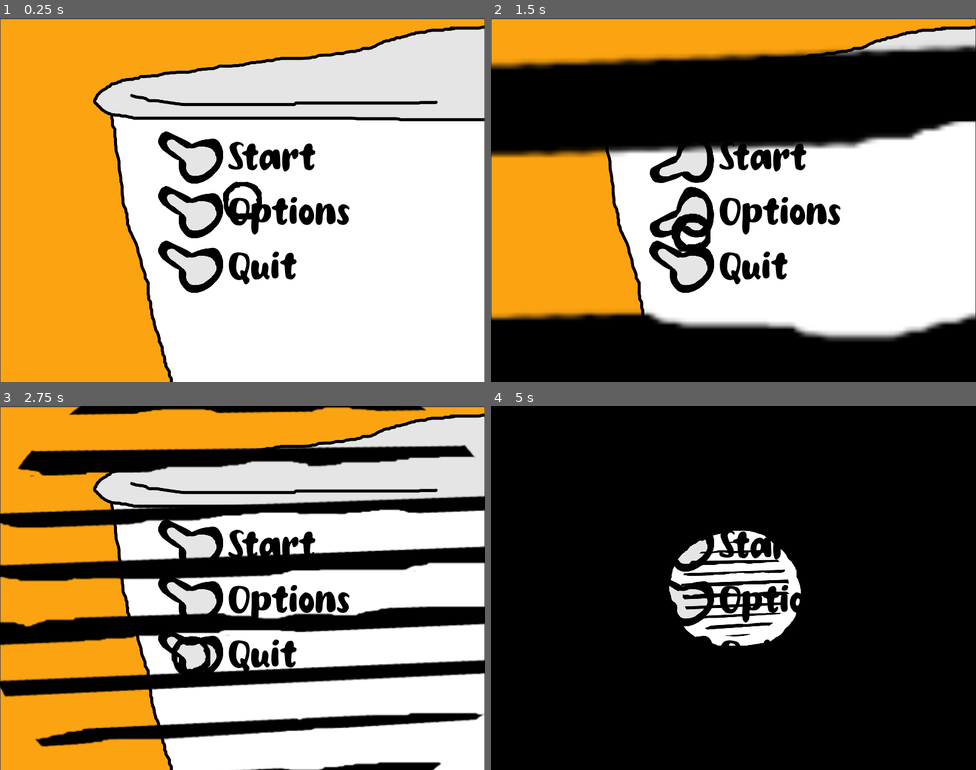
Above: before the commit, frames 1-4 (two rows, left to right).
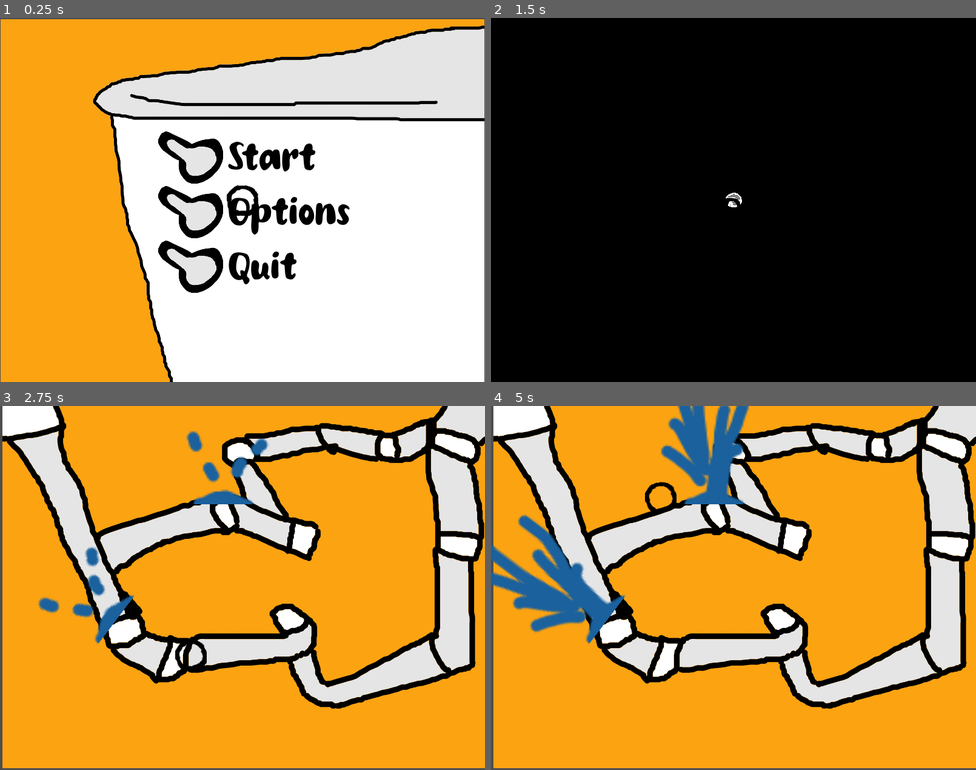
Above: after the commit, the same moments.

Repository: eliasvas/PWT
Game: Godot game, scene res://game.tscn
The game is run twice, just before and just after one commit, with the same random seed, the same clock (stepped at 60 frames per second) and the same inputs. The engine's default icon, where the game draws it, is replaced by a stand-in: a white triangle on a blue panel in a dark square.
Inputs (mouse positions are in pixels of both pictures, inside the frame that each line leads up to):
- Up to frame 1 (0.25 s): no input
- Up to frame 2 (1.5 s): tap Enter at 0.5 s; drag from (680, 156) to (782, 119) at 0.52 s; drag from (680, 210) to (709, 272) at 1.27 s
- Up to frame 3 (2.75 s): move the mouse to (189, 653) at 2.02 s; hold R from 2.03 s (still down); click (189, 653) at 2.17 s; tap 0 at 2.3 s
- Up to frame 4 (5 s): release R at 2.75 s; drag from (709, 660) to (588, 533) at 2.77 s; move the mouse to (879, 642) at 3.52 s; hold R 3.53-4.25 s; click (879, 642) at 3.67 s; tap 0 at 3.8 s; drag from (588, 533) to (660, 497) at 4.27 s

The runs differ from the first frame. In frame 1, 0.3% of the frame differs, in the area x 46-54%, y 45-56%; in frame 2, 58%; in frame 3, 77%; in frame 4, 91%, in the area x 0-100%, y 0-100%.

Commit message:
pipe skin base

Diff:
--- a/FlushButton.gd
+++ b/FlushButton.gd
@@ -29,6 +29,8 @@
 		TransitionScene.fade_n_exit()
 	elif action == "ShowOptions":
 		TransitionScene.change_scene('res://menu.tscn')
+	elif action == "StartGame":
+		TransitionScene.change_scene('res://pipe_level.tscn')
 
 func _handle_button_click():
 	print("Button clicked!")
--- /dev/null
+++ b/PipeLevelSuccessTransitionTimer.gd
@@ -0,0 +1,4 @@
+extends Timer
+
+func _on_timeout():
+		TransitionScene.change_scene('res://pipe_level.tscn')
--- /dev/null
+++ b/PipeLogic.gd
@@ -0,0 +1,13 @@
+extends Node2D
+
+
+# Called when the node enters the scene tree for the first time.
+var rng = RandomNumberGenerator.new()
+func _ready():
+	var sprinklers = ["WaterSprinkler1","WaterSprinkler2","WaterSprinkler3"]
+	get_node(sprinklers[rng.randi() % 3]).queue_free()
+
+
+# Called every frame. 'delta' is the elapsed time since the previous frame.
+func _process(delta):
+	pass
--- a/custom_cursor.gd
+++ b/custom_cursor.gd
@@ -3,12 +3,13 @@
 @export var offsetX = 10
 @export var offsetY = 10
 @export var TexScale = 1.0
+
 var texidle = [null, null]
 var texpress = [null, null]
 var INDEX
 
 func _ready():
-	Input.set_mouse_mode(Input.MOUSE_MODE_HIDDEN)
+	#Input.set_mouse_mode(Input.MOUSE_MODE_HIDDEN)
 	INDEX = 0;
 func load_cursor(idle_image_prefix : String, clicked_image_prefix : String, tex_scale : float = 1.0):
 	TexScale = tex_scale
--- a/game.gd
+++ b/game.gd
@@ -3,7 +3,7 @@
 var curs = preload("res://drag_cursor.png")
 
 func _ready():
-	CustomCursor.load_cursor("cursor_idle", "cursor_pressed")
+	CustomCursor.load_cursor("cursor_idle", "cursor_pressed", 0.8)
 	TransitionScene.change_scene_instant('res://menu.tscn')
 
 
--- /dev/null
+++ b/pipe_level.tscn
@@ -0,0 +1,25 @@
+[gd_scene load_steps=4 format=3 uid="uid://drafu4p0wyln0"]
+
+[ext_resource type="Script" path="res://PipeLogic.gd" id="1_bv3v2"]
+[ext_resource type="Texture2D" uid="uid://cjnjce4j1h6fo" path="res://pipe_background.png" id="1_whqex"]
+[ext_resource type="PackedScene" uid="uid://d0i5m26pos1e2" path="res://water_sprinkler.tscn" id="2_fwgpy"]
+
+[node name="PipeLevel" type="Node2D"]
+script = ExtResource("1_bv3v2")
+
+[node name="Sprite2D" type="Sprite2D" parent="."]
+position = Vector2(405, 298)
+scale = Vector2(0.556597, 0.554167)
+texture = ExtResource("1_whqex")
+
+[node name="WaterSprinkler3" parent="." instance=ExtResource("2_fwgpy")]
+position = Vector2(527, 228)
+rotation = -1.54723
+
+[node name="WaterSprinkler2" parent="." instance=ExtResource("2_fwgpy")]
+position = Vector2(40, 235)
+rotation = -0.924154
+scale = Vector2(3, 3)
+
+[node name="WaterSprinkler1" parent="." instance=ExtResource("2_fwgpy")]
+position = Vector2(371, -30)
--- a/transition_scene.gd
+++ b/transition_scene.gd
@@ -1,7 +1,15 @@
 extends CanvasLayer
+
+var PROCESSING_REQUEST = false
+
 func change_scene_instant(target : String) -> void:
+	if !PROCESSING_REQUEST:PROCESSING_REQUEST=true
+	else: return
 	get_tree().change_scene_to_file(target)
+	PROCESSING_REQUEST=false
 func change_scene(target : String) -> void:
+	if !PROCESSING_REQUEST:PROCESSING_REQUEST=true
+	else: return
 	layer = 3
 	$TransitionSceneRect/AnimationPlayer.play('FadeToBlack')
 	await $TransitionSceneRect/AnimationPlayer.animation_finished
@@ -9,9 +17,13 @@
 	$TransitionSceneRect/AnimationPlayer.play('FadeFromBlack')
 	await $TransitionSceneRect/AnimationPlayer.animation_finished
 	layer = 1
+	PROCESSING_REQUEST=false
 func fade_n_exit() -> void:
+	if !PROCESSING_REQUEST:PROCESSING_REQUEST=true
+	else: return
 	layer = 3
 	$TransitionSceneRect/AnimationPlayer.play('FadeToBlack')
 	await $TransitionSceneRect/AnimationPlayer.animation_finished
 	layer = 1
 	get_tree().quit()
+	PROCESSING_REQUEST=false
--- /dev/null
+++ b/water_sprinkler.gd
@@ -0,0 +1,56 @@
+extends Area2D
+
+# Called when the node enters the scene tree for the first time.
+func _ready():
+	$AnimatedSprite2D.play("light_sprinkle")
+
+var time_fixing = 0.0;
+# Called every frame. 'delta' is the elapsed time since the previous frame.
+func _process(delta):
+	if (level_ended):return
+	_get_mouse_state()
+	if (time_fixing > 0.5):
+		print("fixed!!")
+		$AnimatedSprite2D.play("fixed")
+		level_ended = true
+	if mouse_state == MOUSE_DOWN && collider_state == INSIDE_COLLIDER:
+		#print("inside!!!")
+		time_fixing+=delta
+	if prev_mouse_state == MOUSE_UP && mouse_state == MOUSE_DOWN && collider_state == INSIDE_COLLIDER:
+		$AnimatedSprite2D.play("default")
+	if collider_state == OUTSIDE_COLLIDER:
+		$AnimatedSprite2D.play("light_sprinkle")
+
+
+enum {MOUSE_UP, MOUSE_DOWN}
+enum {INSIDE_COLLIDER, OUTSIDE_COLLIDER}
+var prev_mouse_state = MOUSE_UP
+var mouse_state = MOUSE_UP
+var collider_state = OUTSIDE_COLLIDER
+var level_ended = false
+
+func _get_mouse_state():
+	prev_mouse_state = mouse_state
+	if Input.is_mouse_button_pressed(MOUSE_BUTTON_LEFT):
+		mouse_state = MOUSE_DOWN
+	else:
+		mouse_state = MOUSE_UP
+
+func _on_mouse_entered():
+	collider_state = INSIDE_COLLIDER
+func _on_mouse_exited():
+	collider_state = OUTSIDE_COLLIDER
+
+
+func _on_timer_timeout():
+	print("sprinkler timer timeout!")
+	if !level_ended:
+		level_ended = true
+		$AnimatedSprite2D.play("heavy_sprinkle")
+		await $AnimatedSprite2D.animation_looped
+		print("Back to title!")
+		TransitionScene.change_scene('res://menu.tscn')
+	else:
+		$AnimatedSprite2D.play("fixed")
+		await $AnimatedSprite2D.animation_looped
+		TransitionScene.change_scene('res://pipe_level.tscn')
--- /dev/null
+++ b/water_sprinkler.tscn
@@ -0,0 +1,95 @@
+[gd_scene load_steps=10 format=3 uid="uid://d0i5m26pos1e2"]
+
+[ext_resource type="Texture2D" uid="uid://5bsep3qd5auv" path="res://water0.png" id="1_hlcw6"]
+[ext_resource type="Script" path="res://water_sprinkler.gd" id="1_l4hmx"]
+[ext_resource type="Texture2D" uid="uid://kqqyl0futlo1" path="res://water3.png" id="2_6ryjh"]
+[ext_resource type="Texture2D" uid="uid://1uto50ixl2fi" path="res://water5.png" id="3_ca2xk"]
+[ext_resource type="Texture2D" uid="uid://c8ipba3ul0g2r" path="res://water4.png" id="3_tkmie"]
+[ext_resource type="Texture2D" uid="uid://dbmc4nfdpvaxo" path="res://water1.png" id="4_5y0he"]
+[ext_resource type="Texture2D" uid="uid://dkt3t7nymfd36" path="res://water2.png" id="5_3hv4c"]
+
+[sub_resource type="SpriteFrames" id="SpriteFrames_ps2pc"]
+animations = [{
+"frames": [{
+"duration": 1.0,
+"texture": ExtResource("1_hlcw6")
+}],
+"loop": true,
+"name": &"default",
+"speed": 5.0
+}, {
+"frames": [{
+"duration": 1.0,
+"texture": ExtResource("3_ca2xk")
+}, {
+"duration": 1.0,
+"texture": ExtResource("3_ca2xk")
+}, {
+"duration": 1.0,
+"texture": ExtResource("3_ca2xk")
+}, {
+"duration": 1.0,
+"texture": ExtResource("3_ca2xk")
+}, {
+"duration": 1.0,
+"texture": ExtResource("3_ca2xk")
+}, {
+"duration": 1.0,
+"texture": ExtResource("3_ca2xk")
+}],
+"loop": true,
+"name": &"fixed",
+"speed": 5.0
+}, {
+"frames": [{
+"duration": 1.0,
+"texture": ExtResource("2_6ryjh")
+}, {
+"duration": 1.0,
+"texture": ExtResource("3_tkmie")
+}],
+"loop": true,
+"name": &"heavy_sprinkle",
+"speed": 5.0
+}, {
+"frames": [{
+"duration": 1.0,
+"texture": ExtResource("1_hlcw6")
+}, {
+"duration": 1.0,
+"texture": ExtResource("4_5y0he")
+}, {
+"duration": 1.0,
+"texture": ExtResource("5_3hv4c")
+}, {
+"duration": 1.0,
+"texture": ExtResource("4_5y0he")
+}],
+"loop": true,
+"name": &"light_sprinkle",
+"speed": 5.0
+}]
+
+[sub_resource type="CircleShape2D" id="CircleShape2D_m3g6o"]
+radius = 17.2627
+
+[node name="WaterSprinkler" type="Area2D"]
+scale = Vector2(3, 3)
+script = ExtResource("1_l4hmx")
+
+[node name="AnimatedSprite2D" type="AnimatedSprite2D" parent="."]
+sprite_frames = SubResource("SpriteFrames_ps2pc")
+animation = &"fixed"
+
+[node name="CollisionShape2D" type="CollisionShape2D" parent="."]
+position = Vector2(0, 75)
+shape = SubResource("CircleShape2D_m3g6o")
+
+[node name="Timer" type="Timer" parent="."]
+wait_time = 3.0
+one_shot = true
+autostart = true
+
+[connection signal="mouse_entered" from="." to="." method="_on_mouse_entered"]
+[connection signal="mouse_exited" from="." to="." method="_on_mouse_exited"]
+[connection signal="timeout" from="Timer" to="." method="_on_timer_timeout"]
Binary file added: pipe_background.png
Binary file added: water0.png
Binary file added: water1.png
Binary file added: water2.png
Binary file added: water3.png
Binary file added: water4.png
Binary file added: water5.png
